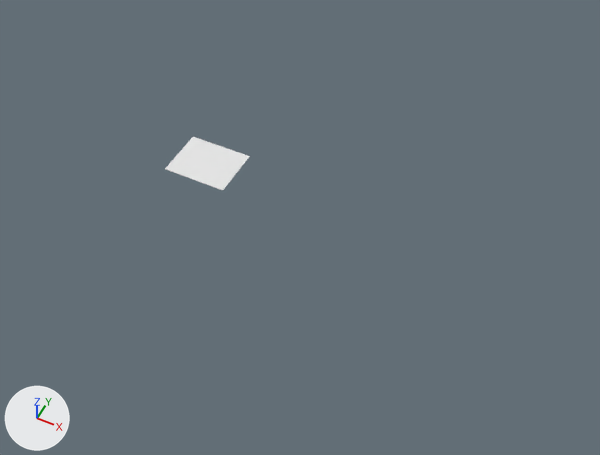
An edit to the Blender file starman/starman/res/model/stage1/stage1.blend, drawn before and after from the same camera.
Rendered twice from a 50 mm camera at (639.0, -904.0, 1047.0) aimed at (209.0, -43.0, -29.0). The lights are fixed; the arrows at lower left show +X, +Y and +Z.

Before the edit, the objects in view are built like this:
```python
me_cube = bpy.data.meshes.new('Cube')
me_cube.from_pydata(...)  # a box spanning x -1.0..1.0, y -1.0..1.0, z -2.07..-0.07
me_cube.materials.append(mat_material)  # its picture is missing
ob_cube = bpy.data.objects.new('Cube', me_cube)
ob_cube.location = (0.0, 0.0, 0.0)
ob_cube.scale = (60.3, 48.6, 0.075)
```
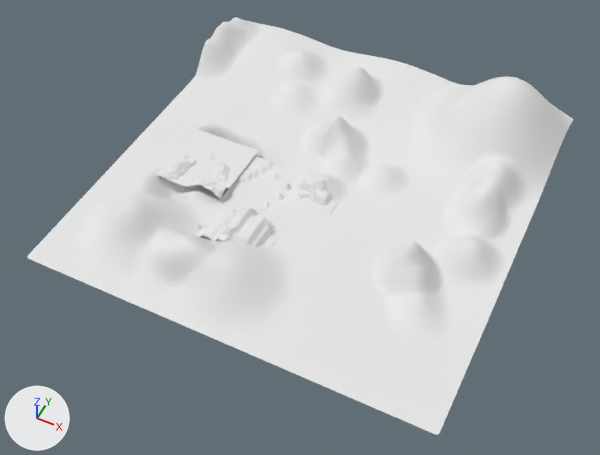
Pixel boxes (x1, y1, x2, y2) of what changed, in the pictures (600 x 455 px):
'Plane.001', added
    after: (27, 17, 573, 435)
'Plane', added
    after: (196, 156, 339, 248)
'Cube', reshaped, rescaled (22% wider, 31% taller)
    before: (165, 137, 250, 190)
    after: (155, 129, 259, 199)

What the commit changed:
me_cube is used by ob_cube; location (0.0, 0.0, 0.0); scale (60.3, 48.6, 0.075).
me_cube had 8 vertices, 6 faces and spanned x -1.0..1.0, y -1.0..1.0, z -2.07..-0.07.
me_cube now has 6146 vertices, 6144 faces and spans x -0.13..0.13, y -0.16..0.16, z -2.07..242.91.
me_cube part 1: 8 vertices removed from x -1.0..1.0, y -1.0..1.0, z -2.07..-0.07; 6146 vertices added at x -0.13..0.13, y -0.16..0.16, z -2.07..242.91.
Mesh me_plane is new.
It has 1089 vertices, 1024 faces and spans x -1.0..1.0, y -1.0..1.0, z -1.3..36.1.
It uses material mat_material (its picture is missing).
Mesh me_plane_001 is new.
It has 16641 vertices, 16384 faces and spans x -1.0..1.0, y -1.0..1.0, z -45.0..127.0.
It uses material mat_material (its picture is missing).
Object 'Cube' (ob_cube) is rescaled from (60.3, 48.6, 0.075) to (521.0, 450.0, 0.075).
Object 'Plane' (ob_plane) is new; it shows me_plane.
Its location is (161.0, -52.0, -9.0).
Its scale is (97.6, 110.0, 1.0).
Object 'Plane.001' (ob_plane_001) is new; it shows me_plane_001.
Its location is (206.0, 44.0, 0.0).
Its scale is (357.0, 369.0, 1.0).
